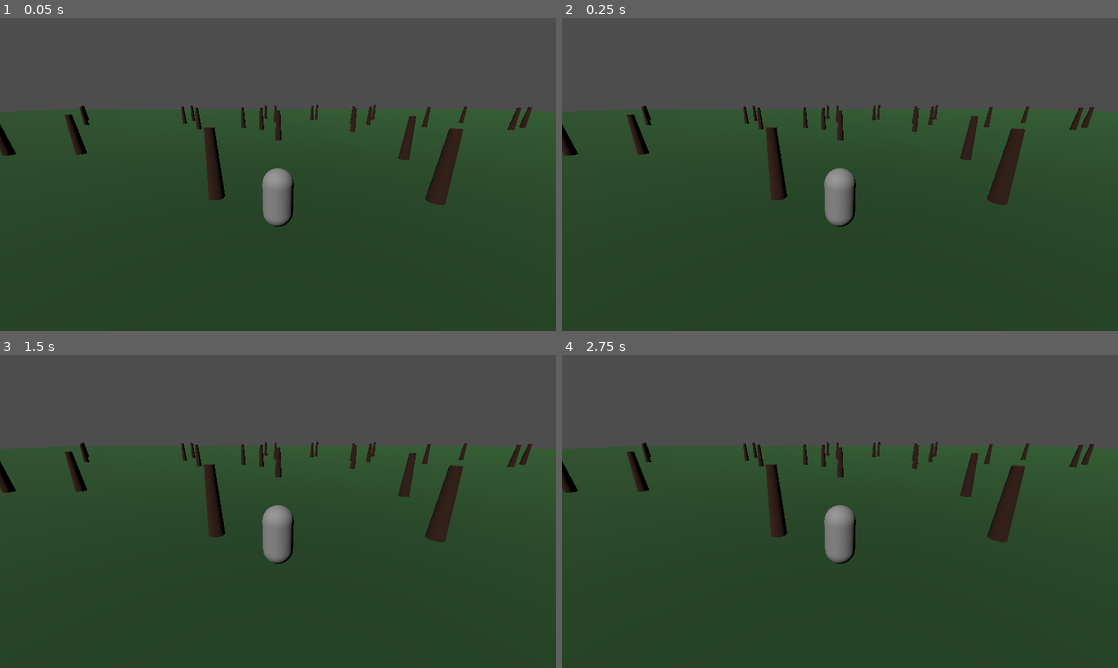
Above: before the commit, frames 1-4 (two rows, left to right).
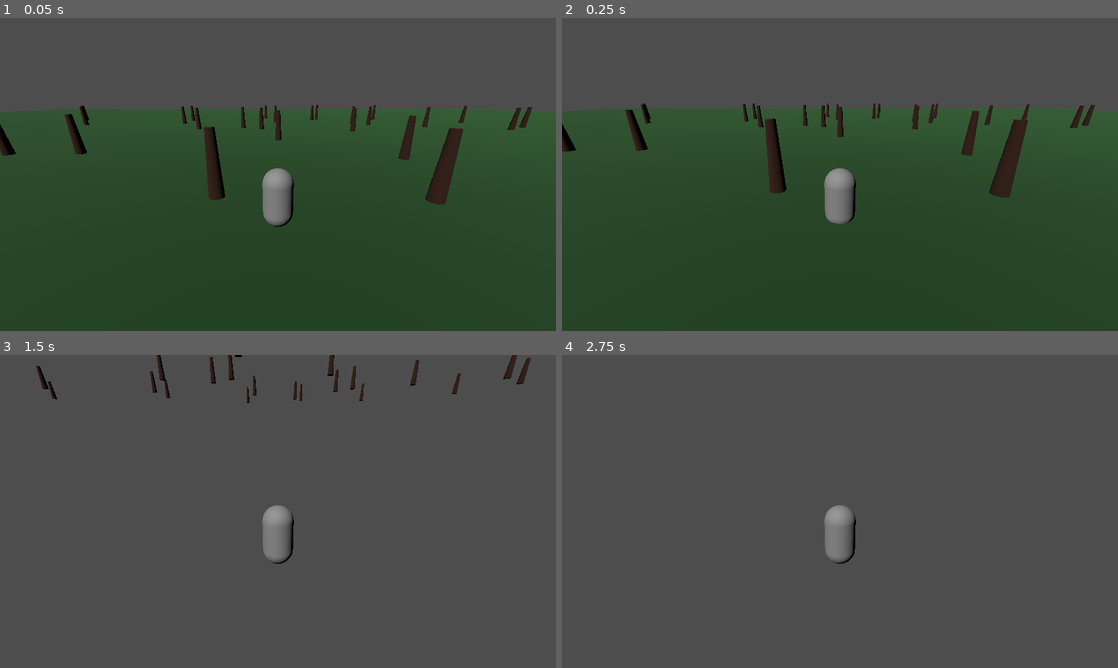
Above: after the commit, the same moments.

Repository: projectspino/The-Lost-World
Game: Godot game, scene res://Main.tscn
Two runs of this game, one before a commit and one after it. Both use one fixed random seed, a clock stepped at 60 frames per second and the inputs below.
Inputs:
- Up to frame 1 (0.05 s): no input
- Up to frame 2 (0.25 s): no input
- Up to frame 3 (1.5 s): hold D 0.53-1.28 s; tap Space at 0.77 s; hold S from 1.28 s (still down)
- Up to frame 4 (2.75 s): tap Space at 1.52 s; release S at 2.03 s; hold D from 2.03 s (still down)

The runs differ from the first frame. In frame 1, less than 0.1% of the frame differs, in the area x 1-94%, y 27-60%; in frame 2, 0.9%; in frame 3, 70%, in the area x 0-100%, y 0-100%; in frame 4, 69%.

Commit message:
Update main.gd

Diff:
--- a/main.gd
+++ b/main.gd
@@ -1,6 +1,4 @@
 extends Node3D
-
-var player: CharacterBody3D
 
 func _ready():
     create_world()
@@ -23,14 +21,14 @@
     add_child(light)
 
 func create_player():
-    player = CharacterBody3D.new()
+    var player = CharacterBody3D.new()
     player.name = "Player"
     player.position = Vector3(0, 1, 0)
+    player.set_script(load("res://player.gd"))
     add_child(player)
 
     var body = MeshInstance3D.new()
-    var capsule = CapsuleMesh.new()
-    body.mesh = capsule
+    body.mesh = CapsuleMesh.new()
     player.add_child(body)
 
     var camera = Camera3D.new()
